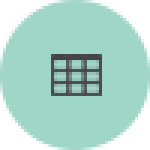
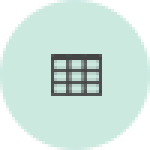
Comparing the layer stacks of the two 150 × 150 images. Changes:
"Ellipse 3": opacity 100% → 54% over [0, 0, 150, 150]
